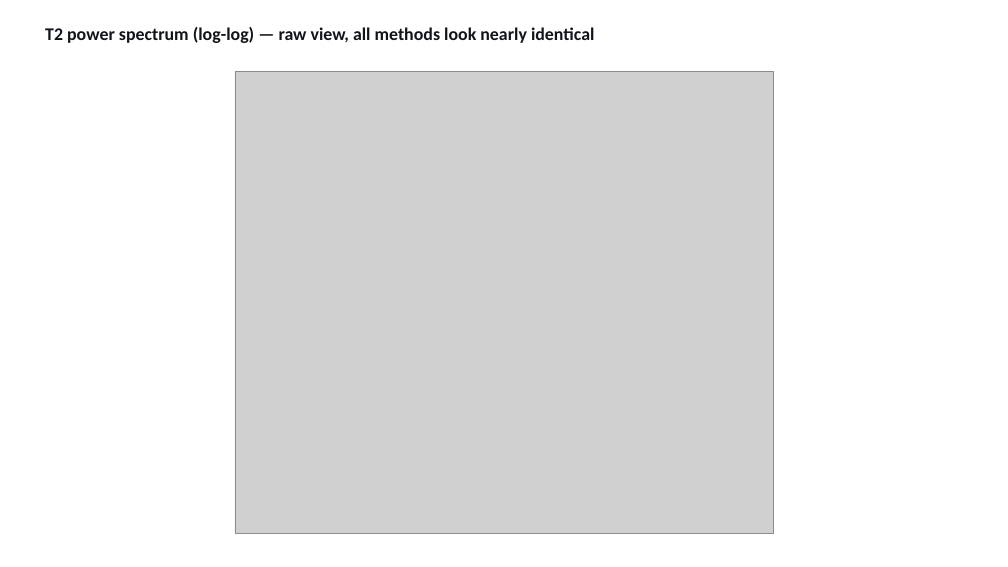
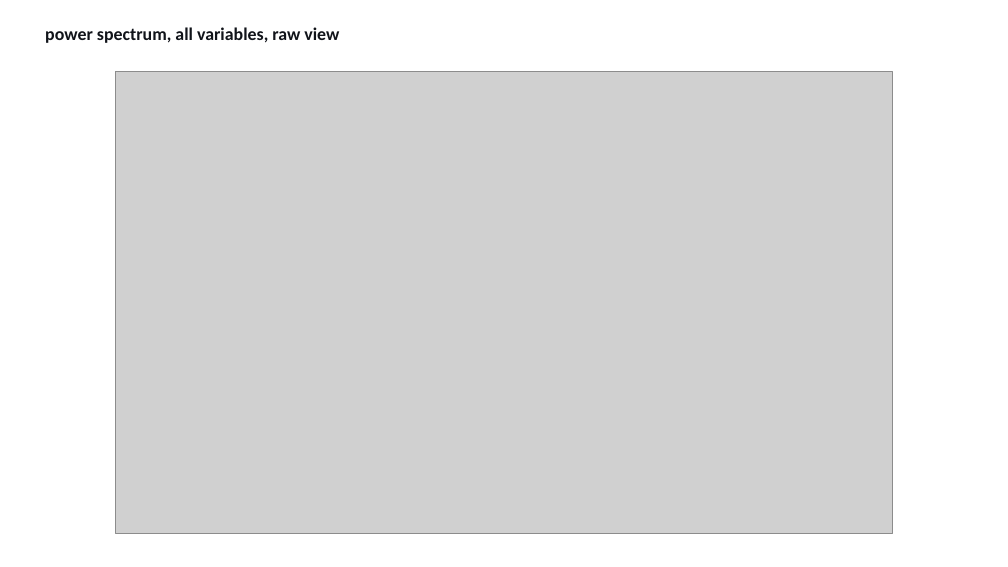
Before and after one commit to milhud/diffusion_downscaling_model, a slide deck: slide 2 of results/corrdiff_comparison/corrdiff_benchmark_slides.pptx. Drawn at 1008x567 pixels with LibreOffice and Linux fonts; fonts in the diff are those of the drawing; grey boxes stand for pictures. Boxes give left, top, right and bottom in pixels: in the first picture for what was removed or moved away, otherwise in the second. Text is boxed around its words. In the diff, an @@ line names an element or a change of style, - is before the commit and + after.

```diff
--- a/results/corrdiff_comparison/corrdiff_benchmark_slides.pptx
+++ b/results/corrdiff_comparison/corrdiff_benchmark_slides.pptx
@@ text at (x1=45, y1=27, x2=339, y2=43): text changed @@
-T2 power spectrum (log-log) — raw view, all methods look nearly identical
+power spectrum, all variables, raw view
@@ picture resized from (x1=235, y1=72, x2=774, y2=533) to (x1=116, y1=72, x2=892, y2=533) @@
```
Also in this commit, not shown: 13 other slides changed, 2 slides added, 3 slides removed, 18 other files.
